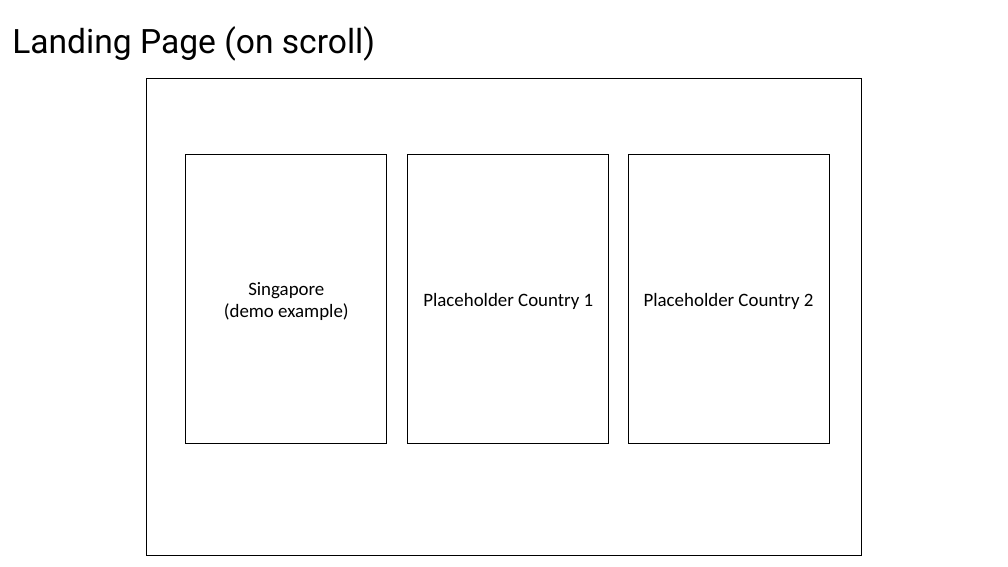
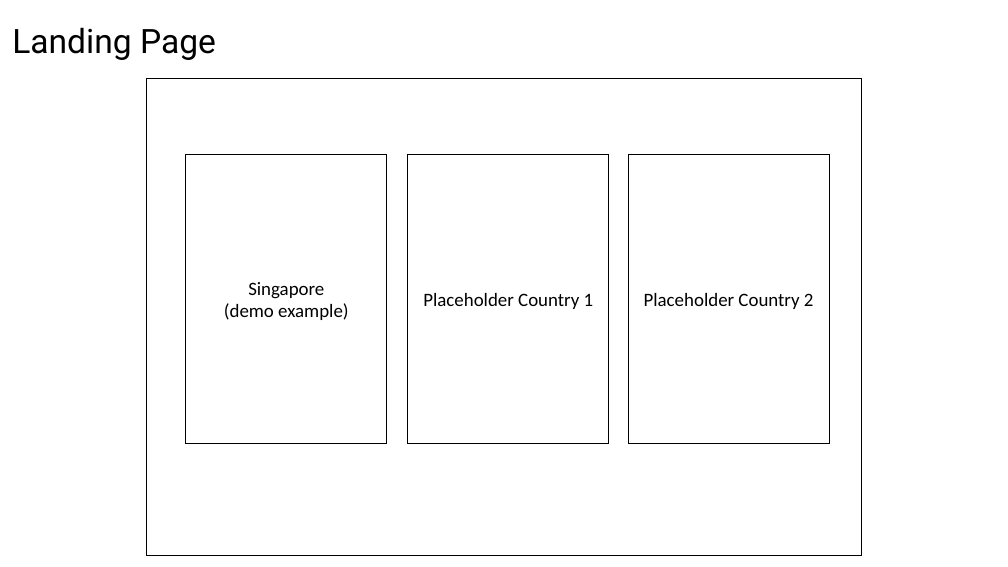
Before and after one commit to SherwinKhoo/travel-go-where, a slide deck: slide 8 of Project-3.pptx (slide 6 before the commit). Drawn at 1008x567 pixels with LibreOffice and Linux fonts; fonts in the diff are those of the drawing. Boxes give left, top, right and bottom in pixels: in the first picture for what was removed or moved away, otherwise in the second. Text is boxed around its words. In the diff, an @@ line names an element or a change of style, - is before the commit and + after.

```diff
--- a/Project-3.pptx
+++ b/Project-3.pptx
@@ title at [12, 27, 216, 60]: text changed @@
-Landing Page (on scroll)
+Landing Page
```
Also in this commit, not shown: 8 other slides changed, 1 slide added, 5 slides removed.
